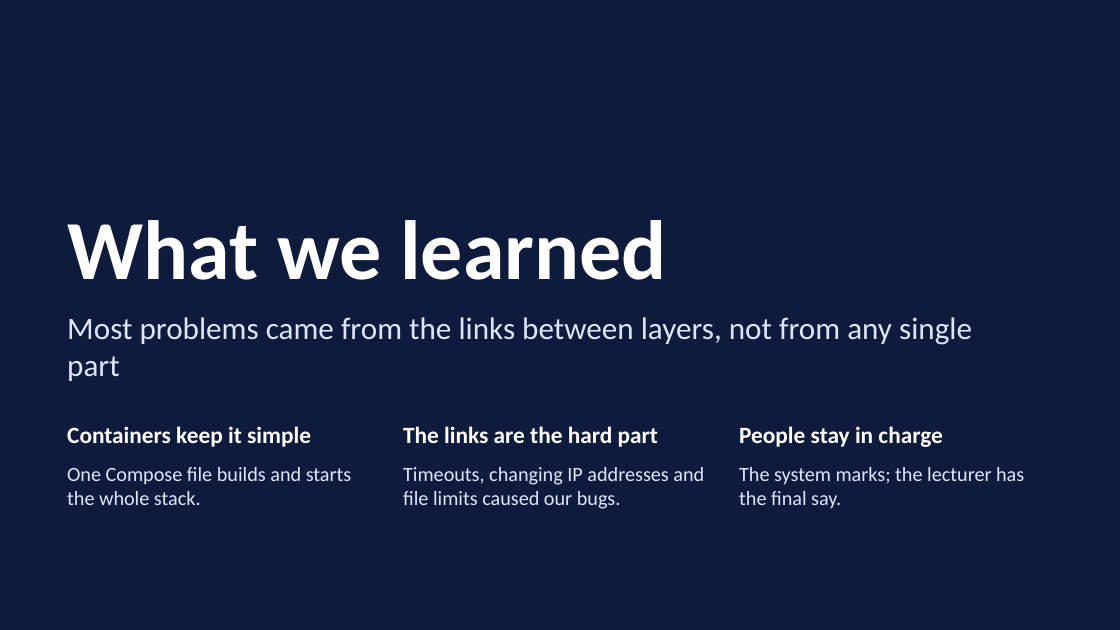
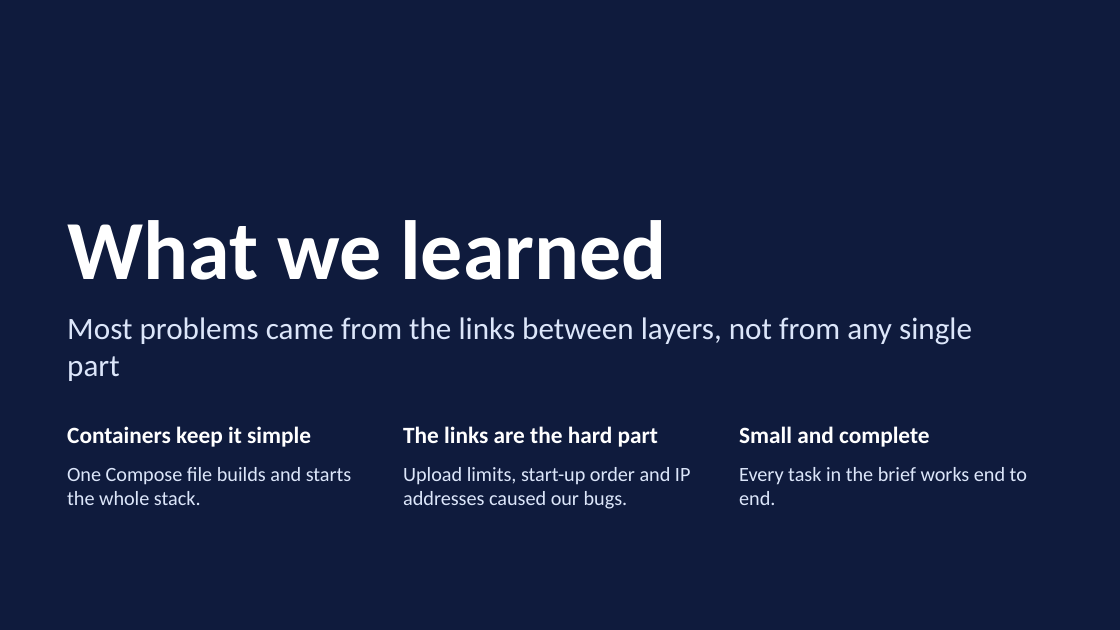
Before and after one commit to IRIR-Java/unisubmit, a slide deck: slide 14 of docs/COSC428_Group5_UniSubmit_Slides.pptx (slide 15 before the commit). Drawn at 1120x630 pixels with LibreOffice and Linux fonts; fonts in the diff are those of the drawing. Boxes give left, top, right and bottom in pixels: in the first picture for what was removed or moved away, otherwise in the second. Text is boxed around its words. In the diff, an @@ line names an element or a change of style, - is before the commit and + after.

```diff
--- a/docs/COSC428_Group5_UniSubmit_Slides.pptx
+++ b/docs/COSC428_Group5_UniSubmit_Slides.pptx
@@ text at (739,426,929,447): text changed @@
-People stay in charge
+Small and complete
@@ text at (403,467,691,509): text changed @@
-Timeouts, changing IP addresses and file limits caused our bugs.
+Upload limits, start-up order and IP addresses caused our bugs.
@@ text at (739,467,1027,505): text changed @@
-The system marks; the lecturer has the final say.
+Every task in the brief works end to end.
```
Also in this commit, not shown: 9 other slides changed, 3 slides added, 4 slides removed, 30 other files.
